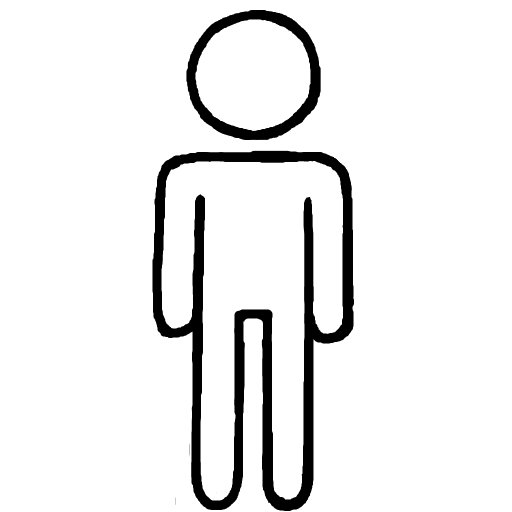
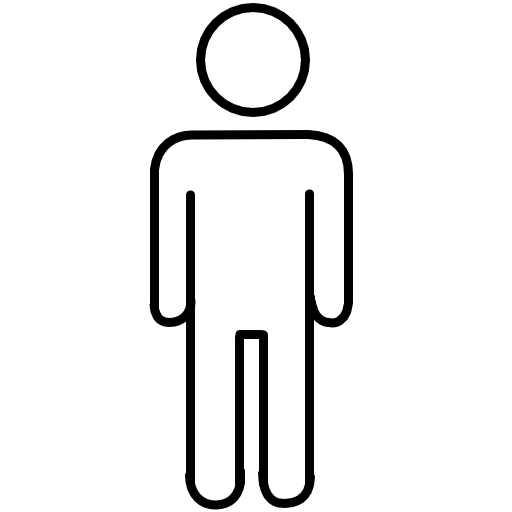
Layered file, before and after one edit (512 × 512). Changes by layer:
painted on "line" over box(149, 3, 354, 511)
renamed "color" to "grayscale", painted on it over box(149, 3, 354, 511)
